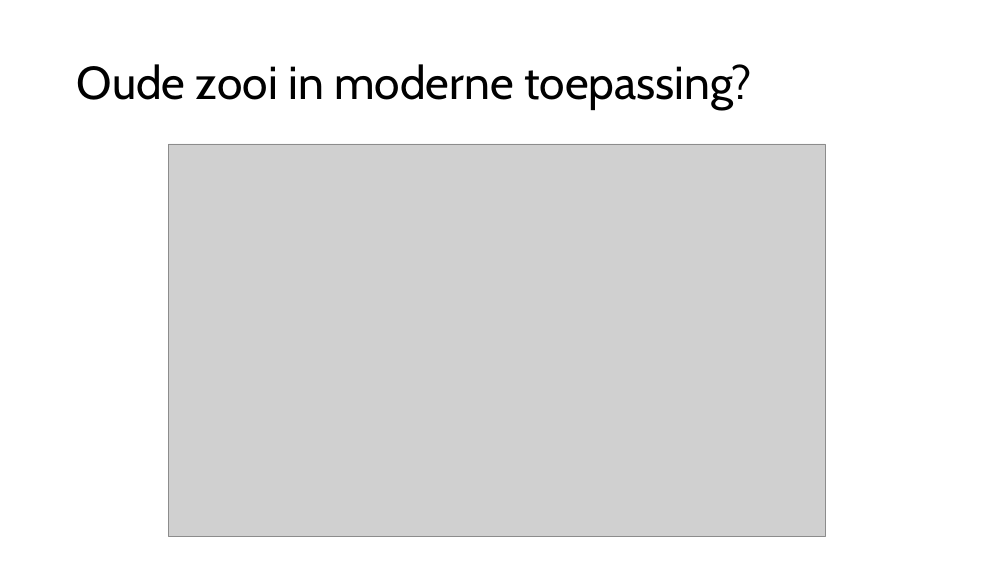
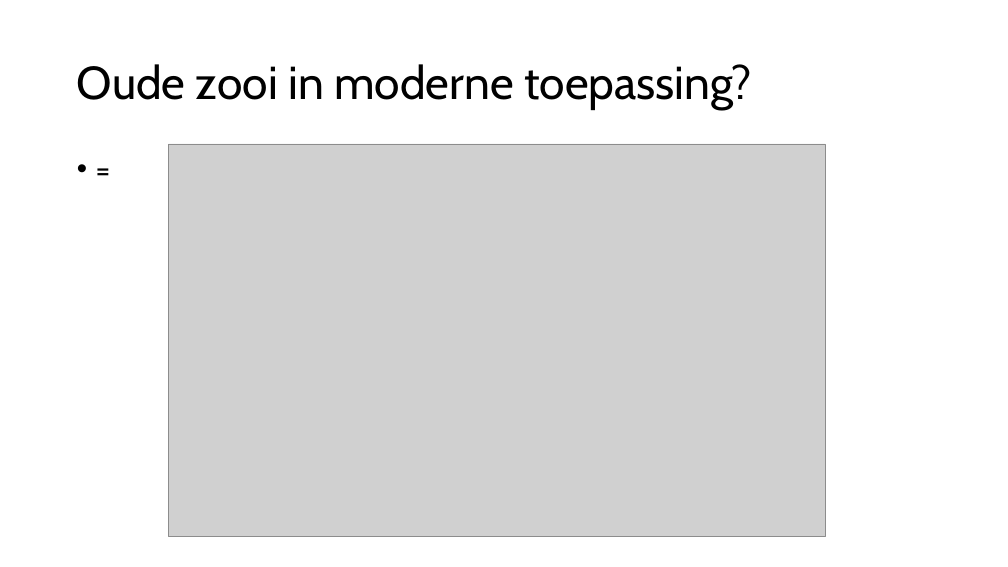
Before and after one commit to Lectoraat-DB-S/labcontrol, a slide deck: slide 7 of documentatie/need4LabControl/IntroLabControl.pptx. Drawn at 1008x567 pixels with LibreOffice and Linux fonts; fonts in the diff are those of the drawing; grey boxes stand for pictures. Boxes give left, top, right and bottom in pixels: in the first picture for what was removed or moved away, otherwise in the second. Text is boxed around its words. In the diff, an @@ line names an element or a change of style, - is before the commit and + after.

```diff
--- a/documentatie/need4LabControl/IntroLabControl.pptx
+++ b/documentatie/need4LabControl/IntroLabControl.pptx
@@ text added at (70,151,939,511), 28 pt, text #000000 @@
+• =
```
Also in this commit, not shown: 2 other files.
